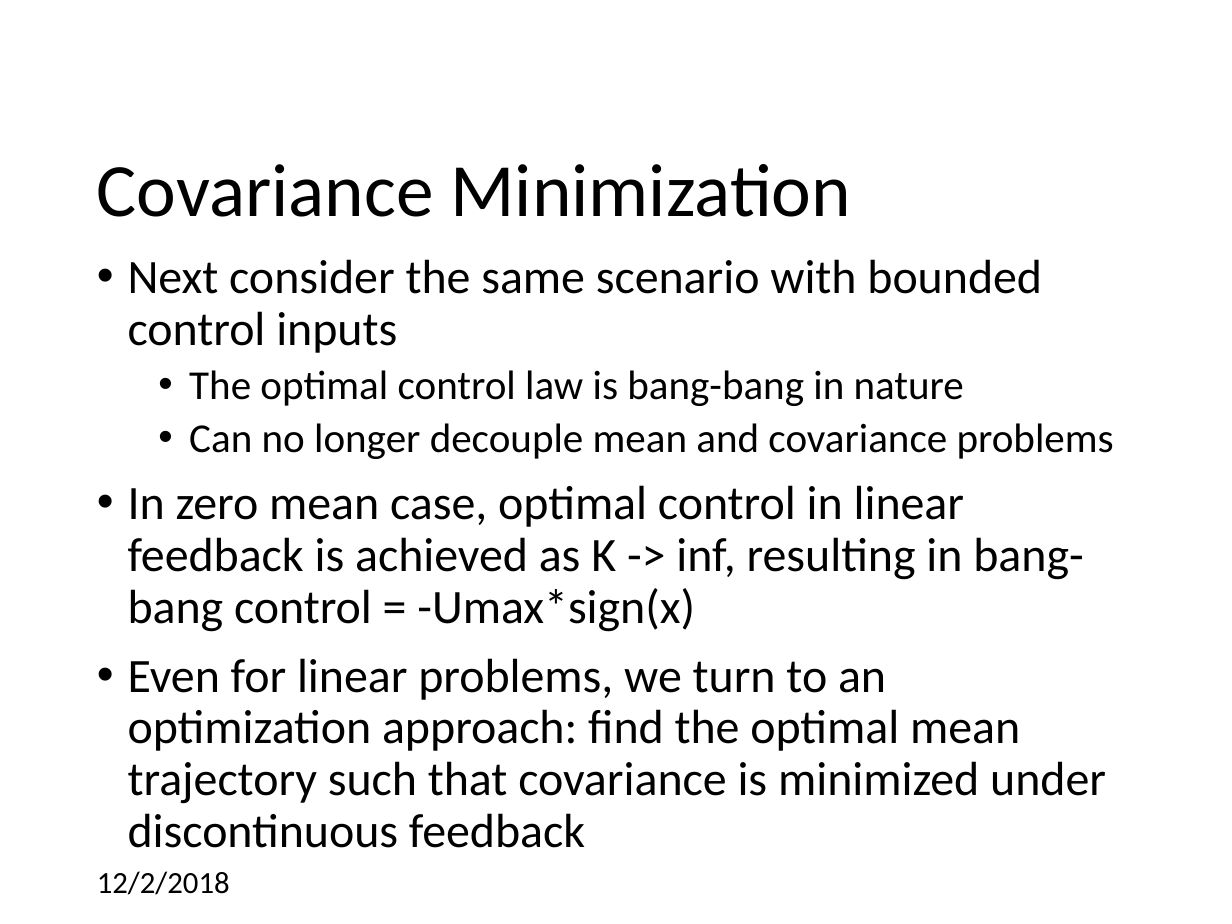
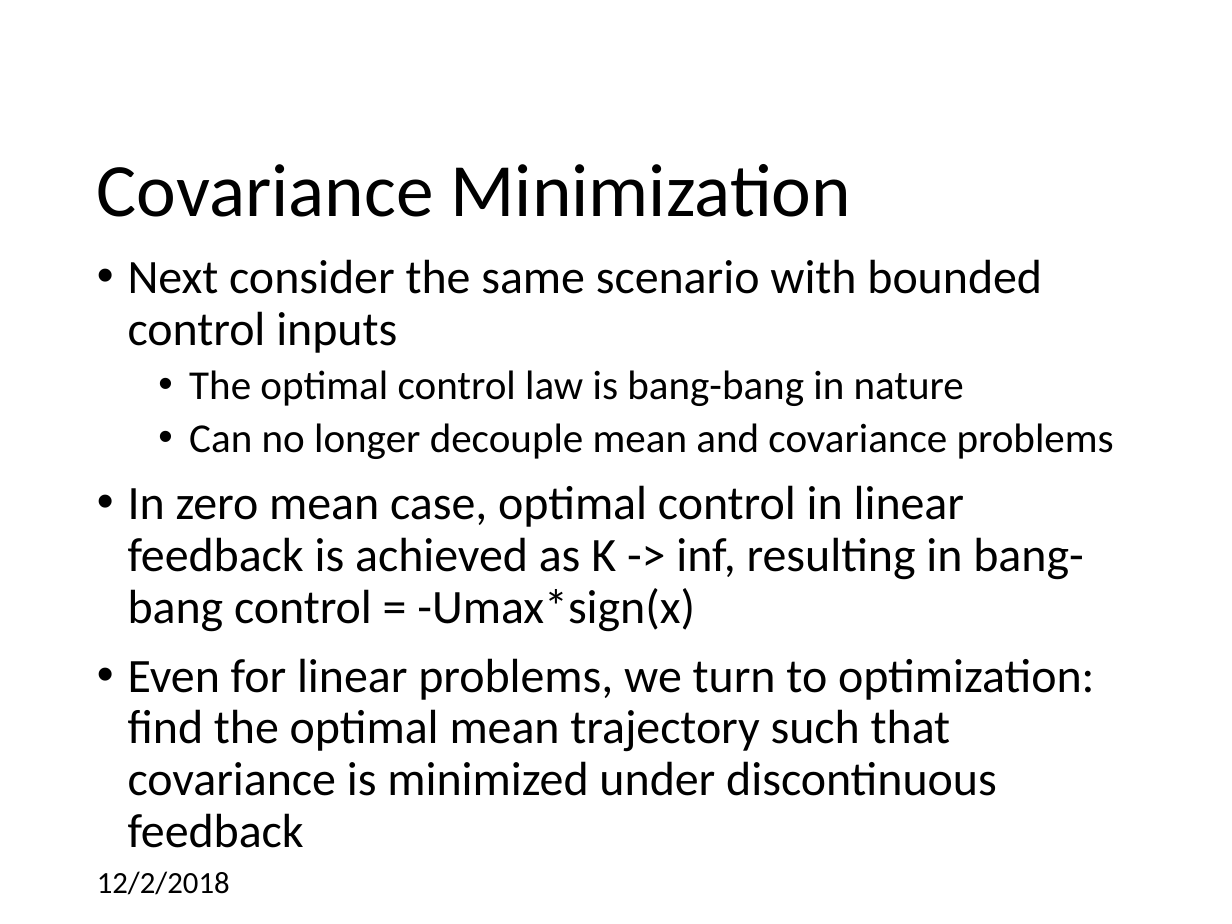
Before and after one commit to CDNoyes/EDL-Py, a slide deck: slide 48 of Documents/Qual Exam.pptx (slide 46 before the commit). Drawn at 1232x924 pixels with LibreOffice and Linux fonts; fonts in the diff are those of the drawing; background and template pictures are left out. Boxes give left, top, right and bottom in pixels: in the first picture for what was removed or moved away, otherwise in the second. Text is boxed around its words. In the diff, an @@ line names an element or a change of style, - is before the commit and + after.

```diff
--- a/Documents/Qual Exam.pptx
+++ b/Documents/Qual Exam.pptx
@@ text at (128,658,1094,848): text changed @@
-• Even for linear problems, we turn to an optimization approach: find the optimal mean trajectory such that covariance is minimized under discontinuous feedback
+• Even for linear problems, we turn to optimization: find the optimal mean trajectory such that covariance is minimized under discontinuous feedback
```
Also in this commit, not shown: 14 other slides changed, 3 slides added.
